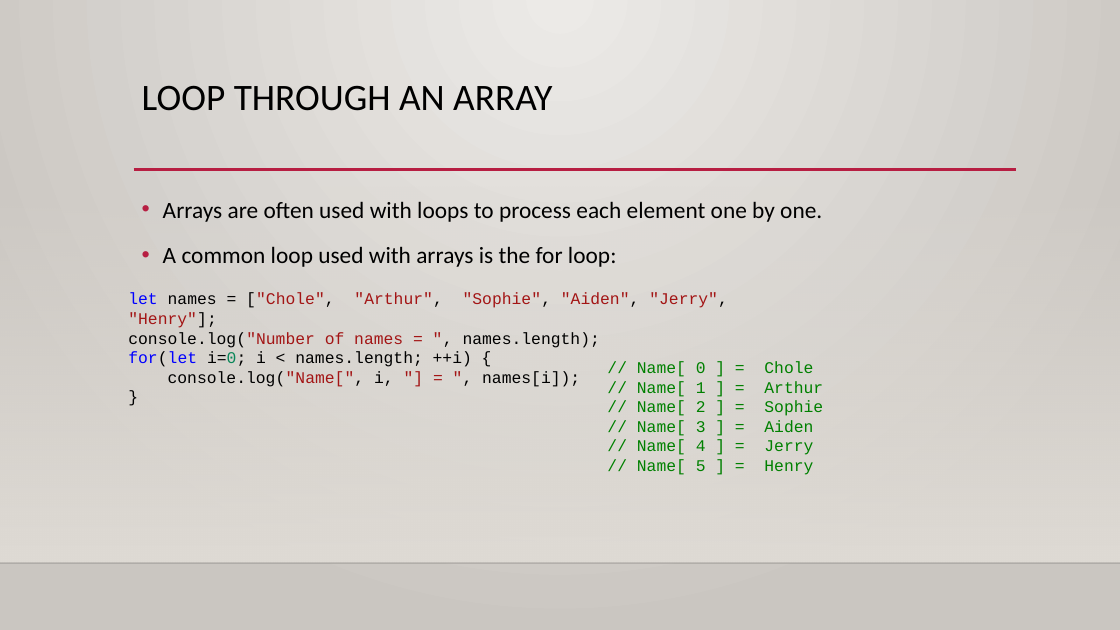
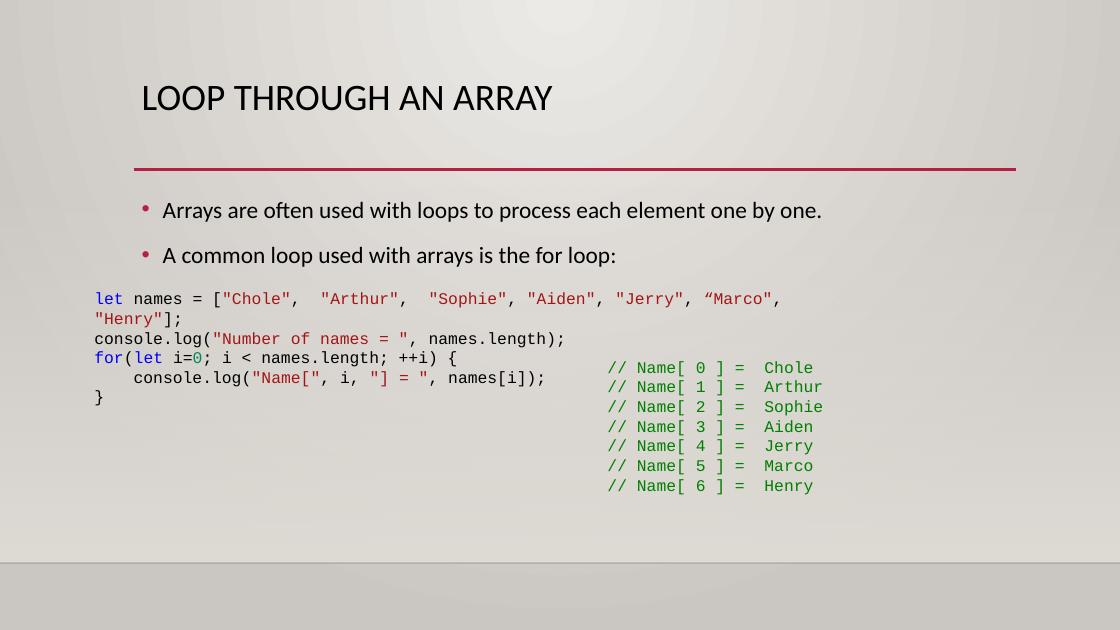
Before and after one commit to renyongfu/BuildingWebGames, a slide deck: slide 10 of Presentation/Week7/Build Web Games-7.pptx. Drawn at 1120x630 pixels with LibreOffice and Linux fonts; fonts in the diff are those of the drawing; background and template pictures are left out. Boxes give left, top, right and bottom in pixels: in the first picture for what was removed or moved away, otherwise in the second. Text is boxed around its words. In the diff, an @@ line names an element or a change of style, - is before the commit and + after.

Commit message:
typos.

```diff
--- a/Presentation/Week7/Build Web Games-7.pptx
+++ b/Presentation/Week7/Build Web Games-7.pptx
@@ text "let names = ["Chole", "Arthur", ...": place and size @@
-text "let names = ["Chole", "Arthur", ..." at [128,292,728,387]
+text "let names = ["Chole", "Arthur", ..." at [94,292,783,387]
@@ text at [94,292,783,328]: text changed @@
-let names = ["Chole", "Arthur", "Sophie", "Aiden", "Jerry", "Henry"];
+let names = ["Chole", "Arthur", "Sophie", "Aiden", "Jerry", “Marco", "Henry"];
@@ text at [637,459,813,495]: text changed @@
-// Name[ 5 ] = Henry
+// Name[ 5 ] = Marco
+// Name[ 6 ] = Henry
```
Also in this commit, not shown: 3 other slides changed.
